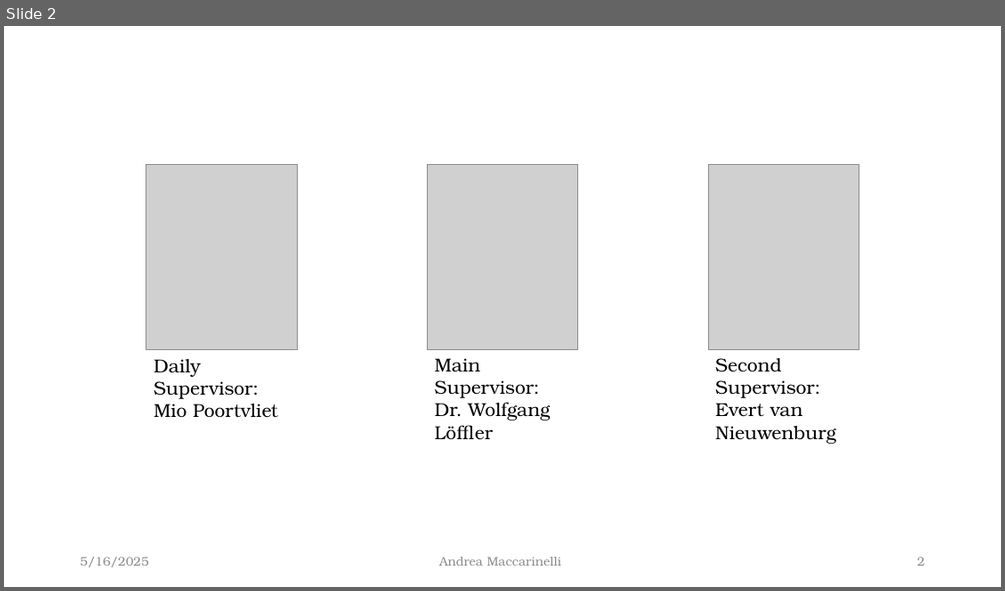
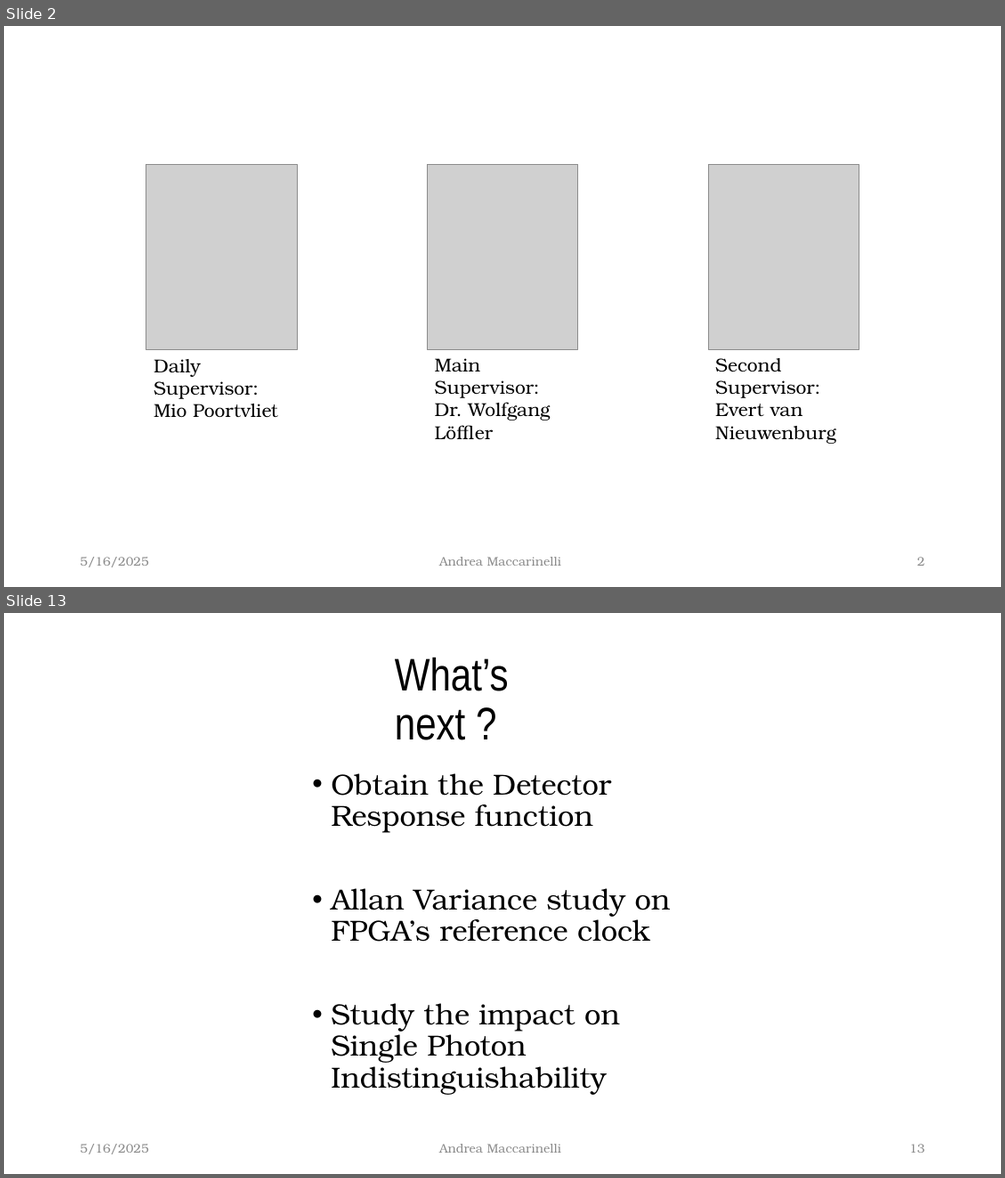
Before and after one commit to McMysterio23/MSc-Project, a slide deck: Midterm_Presentation/The effect of temporal jitter on single photon.pptx. Shown one above the other, each under a label of ours: slide 2 before the commit, slides 2 and 13 after it; the slides between them are not shown. The pictures are 1005x591 and 1005x1178 pixels, drawn with LibreOffice and Linux fonts; fonts in the diff are those of the drawing; grey boxes stand for pictures. Boxes give left, top, right and bottom in pixels: in the first picture for what was removed or moved away, otherwise in the second. Text is boxed around its words. In the diff, an @@ line names an element or a change of style, - is before the commit and + after.

```diff
--- a/Midterm_Presentation/The effect of temporal jitter on single photon.pptx
+++ b/Midterm_Presentation/The effect of temporal jitter on single photon.pptx
@@ slide 13 added at (x1=4, y1=613, x2=1001, y2=1174), background #FFFFFF @@
@@ title added at (x1=395, y1=657, x2=509, y2=740), 44 pt, text #000000 @@
+What’s next ?
@@ text added at (x1=331, y1=773, x2=671, y2=1094), 28 pt, text #000000 @@
+• Obtain the Detector Response function
+• Allan Variance study on FPGA’s reference clock
+• Study the impact on Single Photon Indistinguishability
@@ text added at (x1=80, y1=1143, x2=148, y2=1154), 12 pt, text #8C8C8C @@
+5/16/2025
@@ text added at (x1=439, y1=1143, x2=561, y2=1152), 12 pt, text #8C8C8C @@
+Andrea Maccarinelli
@@ page number added at (x1=909, y1=1143, x2=924, y2=1152), 12 pt, text #8C8C8C @@
+13
```
Also in this commit, not shown: 6 slides changed, 7 other slides added, 2 other files.
